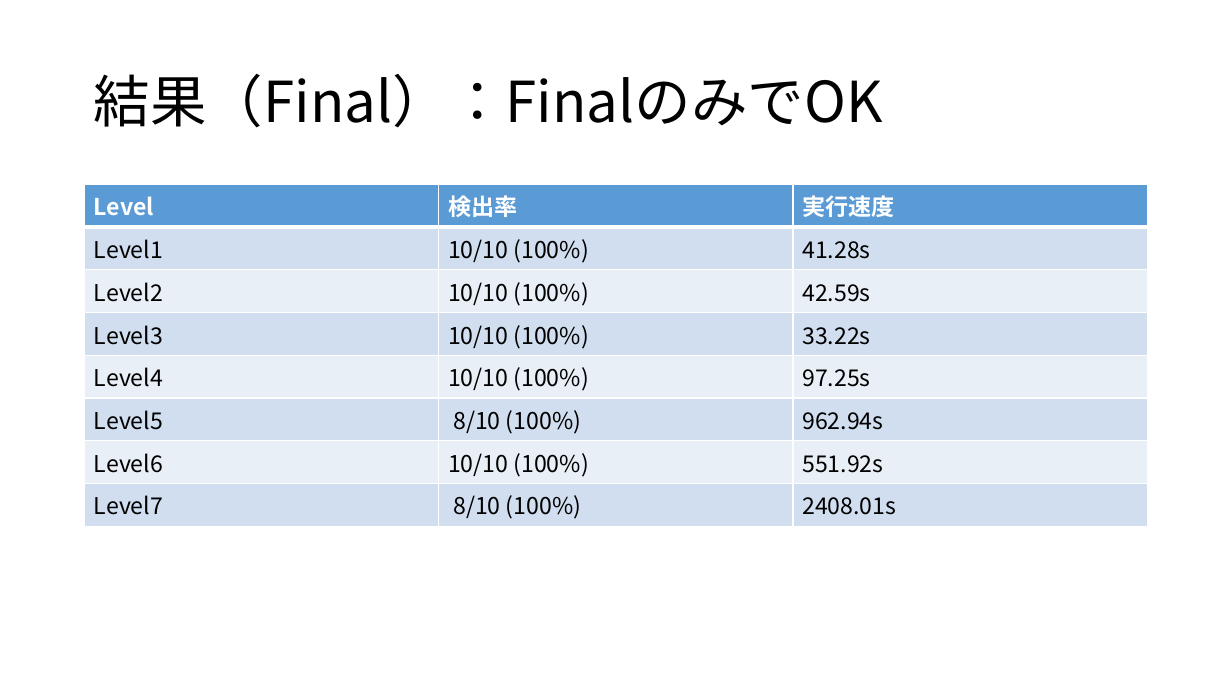
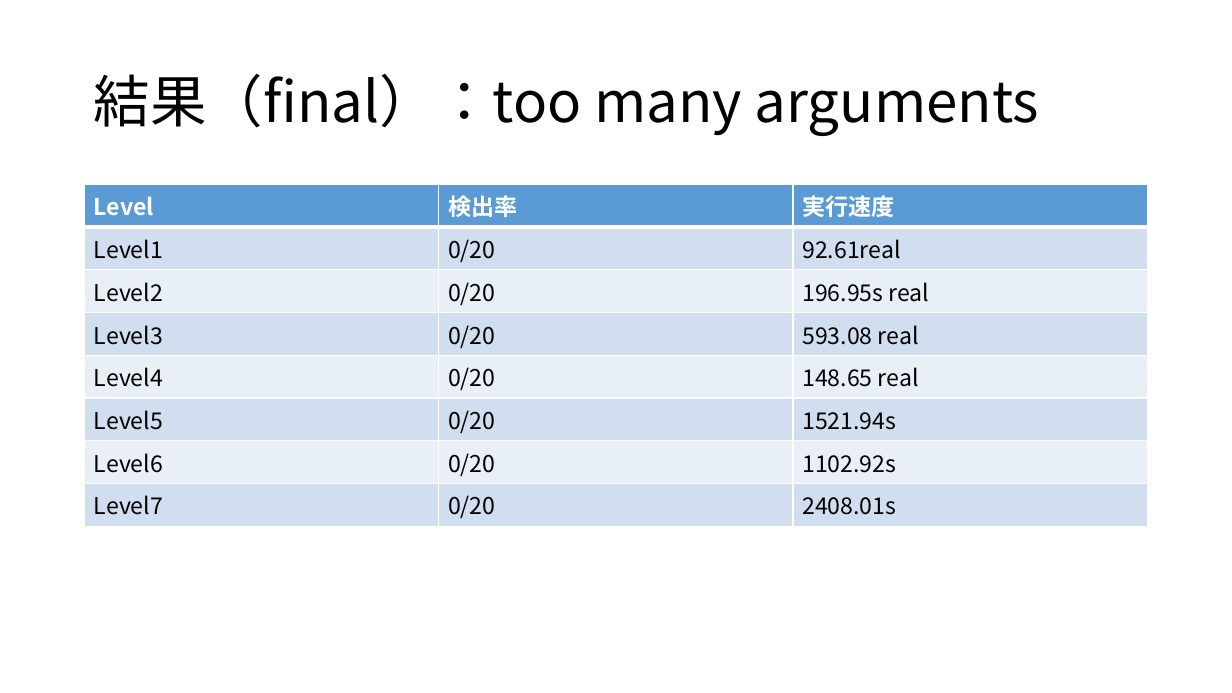
Before and after one commit to gafu2317/UniversityLecture, a slide deck: slide 3 of programmingEX/advanced_programming-master/プログラミング応用.pptx. Drawn at 1232x693 pixels with LibreOffice and Linux fonts; fonts in the diff are those of the drawing. Boxes give left, top, right and bottom in pixels: in the first picture for what was removed or moved away, otherwise in the second. Text is boxed around its words. In the diff, an @@ line names an element or a change of style, - is before the commit and + after.

```diff
--- a/programmingEX/advanced_programming-master/プログラミング応用.pptx
+++ b/programmingEX/advanced_programming-master/プログラミング応用.pptx
@@ title at bbox=[94, 74, 1039, 136]: text changed @@
-結果（Final）：FinalのみでOK
+結果（final）：too many arguments
@@ table at bbox=[85, 185, 1147, 522] @@
-row 2, column 2: 10/10 (100%)
+row 2, column 2: 0/20
-row 2, column 3: 41.28s
+row 2, column 3: 92.61real
-row 3, column 2: 10/10 (100%)
+row 3, column 2: 0/20
-row 3, column 3: 42.59s
+row 3, column 3: 196.95s real
-row 4, column 2: 10/10 (100%)
+row 4, column 2: 0/20
-row 4, column 3: 33.22s
+row 4, column 3: 593.08 real
-row 5, column 2: 10/10 (100%)
+row 5, column 2: 0/20
-row 5, column 3: 97.25s
+row 5, column 3: 148.65 real
-row 6, column 2: 8/10 (100%)
+row 6, column 2: 0/20
-row 6, column 3: 962.94s
+row 6, column 3: 1521.94s
-row 7, column 2: 10/10 (100%)
+row 7, column 2: 0/20
-row 7, column 3: 551.92s
+row 7, column 3: 1102.92s
-row 8, column 2: 8/10 (100%)
+row 8, column 2: 0/20
```
Also in this commit, not shown: 6 other files.
